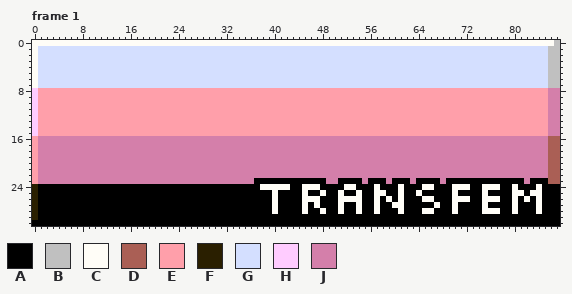
Two states of a pixel-art file, aseprite/pride/badge_transfem.aseprite. The picture above is the old version.
88x31 pixels, 9 frames. Shown: frame 1. The commit also changed other frames, which this record leaves out.
Visible layers, top first: "Text", "Border", "Flag".
Palette (. is transparent): A #000000  B #c0c0c0  C #fffdf7  D #aa5f55  E #ff9faa  F #2a1f00  G #d4dfff  H #ffccff  J #d47faa
Pixels before, frame 1, first column x 0:
 0 CCCCCCCCCCCCCCCCCCCCCCCCCCCCCCCCCCCCCCCCCCCCCCCCCCCCCCCCCCCCCCCCCCCCCCCCCCCCCCCCCCCCCCCB
 1 CGGGGGGGGGGGGGGGGGGGGGGGGGGGGGGGGGGGGGGGGGGGGGGGGGGGGGGGGGGGGGGGGGGGGGGGGGGGGGGGGGGGGGBB
 2 CGGGGGGGGGGGGGGGGGGGGGGGGGGGGGGGGGGGGGGGGGGGGGGGGGGGGGGGGGGGGGGGGGGGGGGGGGGGGGGGGGGGGGBB
 3 CGGGGGGGGGGGGGGGGGGGGGGGGGGGGGGGGGGGGGGGGGGGGGGGGGGGGGGGGGGGGGGGGGGGGGGGGGGGGGGGGGGGGGBB
 4 CGGGGGGGGGGGGGGGGGGGGGGGGGGGGGGGGGGGGGGGGGGGGGGGGGGGGGGGGGGGGGGGGGGGGGGGGGGGGGGGGGGGGGBB
 5 CGGGGGGGGGGGGGGGGGGGGGGGGGGGGGGGGGGGGGGGGGGGGGGGGGGGGGGGGGGGGGGGGGGGGGGGGGGGGGGGGGGGGGBB
 6 CGGGGGGGGGGGGGGGGGGGGGGGGGGGGGGGGGGGGGGGGGGGGGGGGGGGGGGGGGGGGGGGGGGGGGGGGGGGGGGGGGGGGGBB
 7 CGGGGGGGGGGGGGGGGGGGGGGGGGGGGGGGGGGGGGGGGGGGGGGGGGGGGGGGGGGGGGGGGGGGGGGGGGGGGGGGGGGGGGBB
 8 HEEEEEEEEEEEEEEEEEEEEEEEEEEEEEEEEEEEEEEEEEEEEEEEEEEEEEEEEEEEEEEEEEEEEEEEEEEEEEEEEEEEEEJJ
 9 HEEEEEEEEEEEEEEEEEEEEEEEEEEEEEEEEEEEEEEEEEEEEEEEEEEEEEEEEEEEEEEEEEEEEEEEEEEEEEEEEEEEEEJJ
10 HEEEEEEEEEEEEEEEEEEEEEEEEEEEEEEEEEEEEEEEEEEEEEEEEEEEEEEEEEEEEEEEEEEEEEEEEEEEEEEEEEEEEEJJ
11 HEEEEEEEEEEEEEEEEEEEEEEEEEEEEEEEEEEEEEEEEEEEEEEEEEEEEEEEEEEEEEEEEEEEEEEEEEEEEEEEEEEEEEJJ
12 HEEEEEEEEEEEEEEEEEEEEEEEEEEEEEEEEEEEEEEEEEEEEEEEEEEEEEEEEEEEEEEEEEEEEEEEEEEEEEEEEEEEEEJJ
13 HEEEEEEEEEEEEEEEEEEEEEEEEEEEEEEEEEEEEEEEEEEEEEEEEEEEEEEEEEEEEEEEEEEEEEEEEEEEEEEEEEEEEEJJ
14 HEEEEEEEEEEEEEEEEEEEEEEEEEEEEEEEEEEEEEEEEEEEEEEEEEEEEEEEEEEEEEEEEEEEEEEEEEEEEEEEEEEEEEJJ
15 HEEEEEEEEEEEEEEEEEEEEEEEEEEEEEEEEEEEEEEEEEEEEEEEEEEEEEEEEEEEEEEEEEEEEEEEEEEEEEEEEEEEEEJJ
16 EJJJJJJJJJJJJJJJJJJJJJJJJJJJJJJJJJJJJJJJJJJJJJJJJJJJJJJJJJJJJJJJJJJJJJJJJJJJJJJJJJJJJJDD
17 EJJJJJJJJJJJJJJJJJJJJJJJJJJJJJJJJJJJJJJJJJJJJJJJJJJJJJJJJJJJJJJJJJJJJJJJJJJJJJJJJJJJJJDD
18 EJJJJJJJJJJJJJJJJJJJJJJJJJJJJJJJJJJJJJJJJJJJJJJJJJJJJJJJJJJJJJJJJJJJJJJJJJJJJJJJJJJJJJDD
19 EJJJJJJJJJJJJJJJJJJJJJJJJJJJJJJJJJJJJJJJJJJJJJJJJJJJJJJJJJJJJJJJJJJJJJJJJJJJJJJJJJJJJJDD
20 EJJJJJJJJJJJJJJJJJJJJJJJJJJJJJJJJJJJJJJJJJJJJJJJJJJJJJJJJJJJJJJJJJJJJJJJJJJJJJJJJJJJJJDD
21 EJJJJJJJJJJJJJJJJJJJJJJJJJJJJJJJJJJJJJJJJJJJJJJJJJJJJJJJJJJJJJJJJJJJJJJJJJJJJJJJJJJJJJDD
22 EJJJJJJJJJJJJJJJJJJJJJJJJJJJJJJJJJJJJJJJJJJJJJJJJJJJJJJJJJJJJJJJJJJJJJJJJJJJJJJJJJJJJJDD
23 EJJJJJJJJJJJJJJJJJJJJJJJJJJJJJJJJJJJJAAAAAAAAAAAAJJAAAAJAAAJAAAJAAAAJAAAAAAAAAAAAAJAAADD
24 FAAAAAAAAAAAAAAAAAAAAAAAAAAAAAAAAAAAAACCCCCAACCCAAAACCAAACAAACAAACCAAACCCAACCCAACAAACAAA
25 FAAAAAAAAAAAAAAAAAAAAAAAAAAAAAAAAAAAAAAACAAAACAACAACAACAACCAACAACAAAAACAAAACAAAACCACCAAA
26 FAAAAAAAAAAAAAAAAAAAAAAAAAAAAAAAAAAAAAAACAAAACCCAAACCCCAACACACAAACCAAACCCAACCCAACACACAAA
27 FAAAAAAAAAAAAAAAAAAAAAAAAAAAAAAAAAAAAAAACAAAACACAAACAACAACAACCAAAAACAACAAAACAAAACAAACAAA
28 FAAAAAAAAAAAAAAAAAAAAAAAAAAAAAAAAAAAAAAACAAAACAACAACAACAACAAACAAACCAAACAAAACCCAACAAACAAA
29 FAAAAAAAAAAAAAAAAAAAAAAAAAAAAAAAAAAAAAAAAAAAAAAAAAAAAAAAAAAAAAAAAAAAAAAAAAAAAAAAAAAAAAAA
30 AAAAAAAAAAAAAAAAAAAAAAAAAAAAAAAAAAAAAAAAAAAAAAAAAAAAAAAAAAAAAAAAAAAAAAAAAAAAAAAAAAAAAAAA
Once edited:
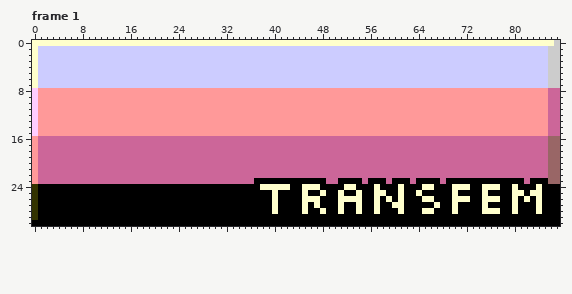
What changed:
colour B: #c0c0c0 -> #cccccc
colour C: #fffdf7 -> #ffffcc
colour D: #aa5f55 -> #996666
colour E: #ff9faa -> #ff9999
colour F: #2a1f00 -> #333300
colour G: #d4dfff -> #ccccff
colour J: #d47faa -> #cc6699
Changed places in both pictures, as pixel boxes (x1, y1, x2, y2):
changed: (32, 40, 560, 220)
